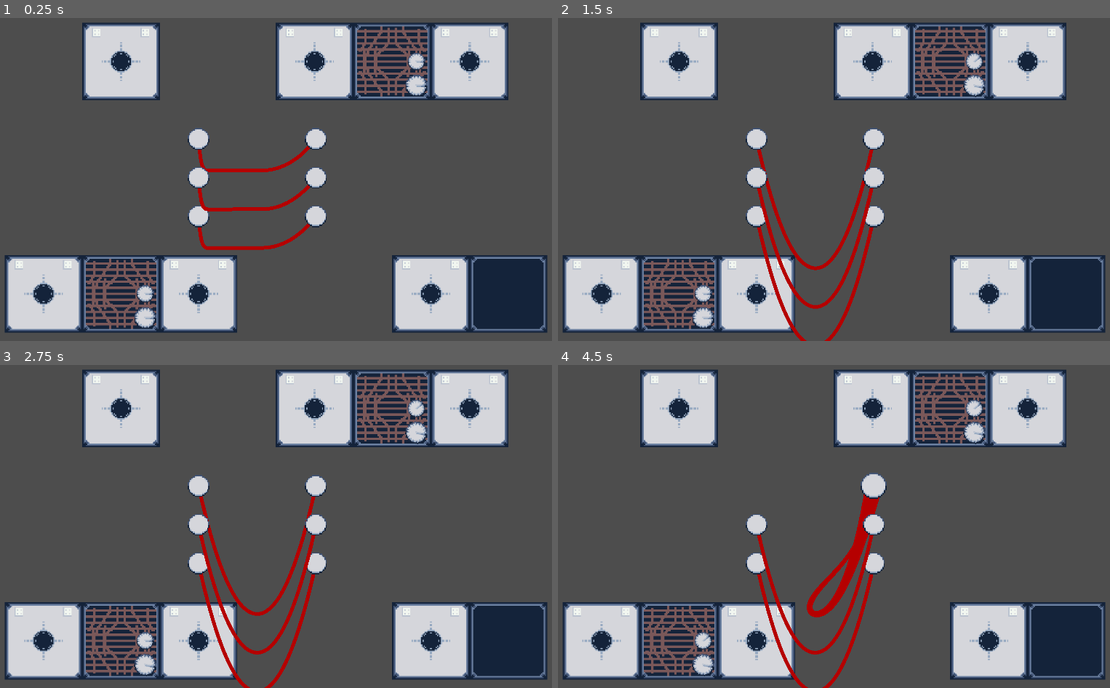
Above: before the commit, frames 1-4 (two rows, left to right).
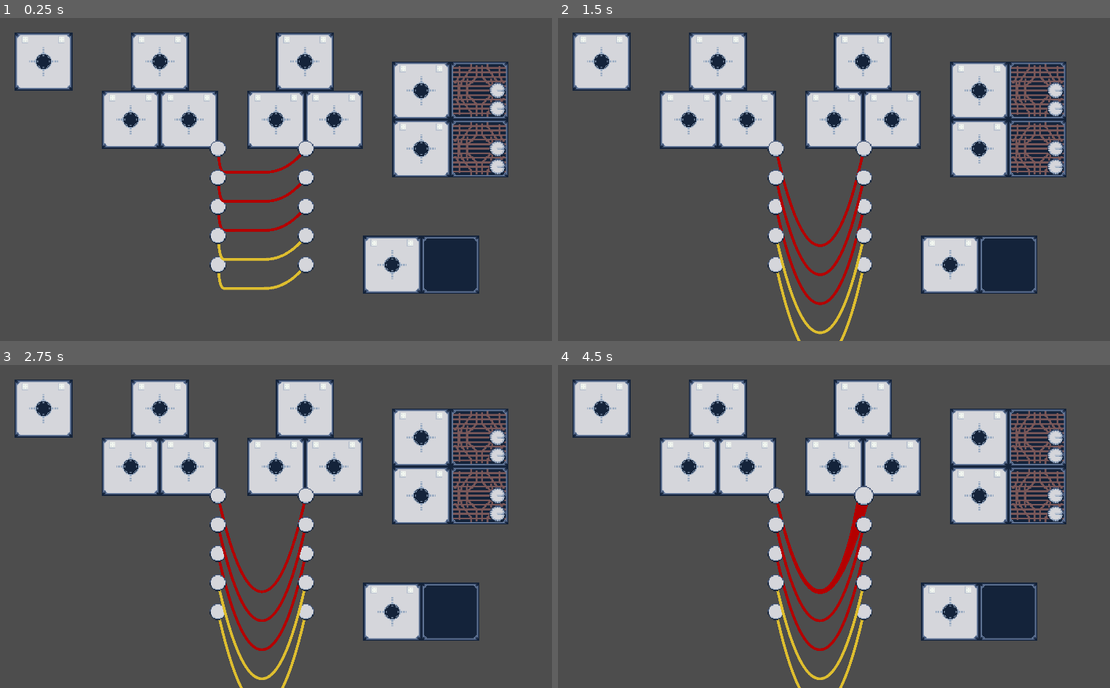
Above: after the commit, the same moments.

Repository: Smitner-Studio/operator-game
Game: Godot game, scene res://Main.tscn
Two runs of this game, one before a commit and one after it. Both use one fixed random seed, a clock stepped at 60 frames per second and the inputs below.
Inputs (mouse positions are in pixels of both pictures, inside the frame that each line leads up to):
- Up to frame 1 (0.25 s): no input
- Up to frame 2 (1.5 s): tap Enter (ui_accept) at 0.5, 0.77 s; move the mouse to (972, 85) at 0.52 s; tap Mouse wheel down (scroll_down) at 0.6 s; click (972, 85) at 0.67 s; move the mouse to (972, 59) at 1.27 s; tap Mouse wheel up (scroll_up) at 1.35 s; click (972, 59) at 1.42 s
- Up to frame 3 (2.75 s): tap Enter (ui_accept) at 1.52 s; move the mouse to (143, 665) at 2.02 s; tap Mouse wheel down (scroll_down) at 2.1 s; click (143, 665) at 2.17 s
- Up to frame 4 (4.5 s): tap Enter (ui_accept) at 2.75, 3.02, 3.5, 3.77, 4.25 s; move the mouse to (701, 639) at 2.77 s; tap Mouse wheel up (scroll_up) at 2.85, 4.35 s; click (701, 639) at 2.92 s; move the mouse to (756, 484) at 3.52 s; tap Mouse wheel down (scroll_down) at 3.6 s; click (756, 484) at 3.67 s; move the mouse to (872, 484) at 4.27 s; click (872, 484) at 4.42 s

The runs differ from the first frame. In frame 1, 46% of the frame differs, in the area x 0-100%, y 1-98%; in frame 2, 47%; in frame 3, 47%; in frame 4, 47%, in the area x 0-100%, y 1-100%.

Commit message:
Add splitter

Diff:
--- a/DecoderSocket.tscn
+++ b/DecoderSocket.tscn
@@ -1,17 +1,17 @@
-[gd_scene load_steps=4 format=3 uid="uid://dh6q0ydy17h28"]
+[gd_scene load_steps=5 format=3 uid="uid://dh6q0ydy17h28"]
 
 [ext_resource type="PackedScene" uid="uid://bwy6ncbvsjk5a" path="res://Socket.tscn" id="1_r44bn"]
+[ext_resource type="Script" path="res://scripts/DecoderSocket.gd" id="1_y23fy"]
 [ext_resource type="Script" path="res://scripts/MorseCodeDecoder.gd" id="2_26oc1"]
 [ext_resource type="Texture2D" uid="uid://dv301wqkflbx3" path="res://sprites/screen.png" id="3_3crj4"]
 
-[node name="DecoderSocket" type="Node2D"]
+[node name="DecoderSocket" type="Node2D" node_paths=PackedStringArray("decoder", "socket", "label")]
+script = ExtResource("1_y23fy")
+decoder = NodePath("Decoder")
+socket = NodePath("Socket")
+label = NodePath("Screen/Control/Label")
 
 [node name="Socket" parent="." instance=ExtResource("1_r44bn")]
-
-[node name="Decoder" type="Node" parent="." node_paths=PackedStringArray("socket", "label")]
-script = ExtResource("2_26oc1")
-socket = NodePath("../Socket")
-label = NodePath("../Screen/Control/Label")
 
 [node name="Screen" type="Node2D" parent="."]
 position = Vector2(128, 0)
@@ -39,3 +39,6 @@
 grow_vertical = 2
 autowrap_mode = 1
 uppercase = true
+
+[node name="Decoder" type="Node" parent="."]
+script = ExtResource("2_26oc1")
--- a/Main.tscn
+++ b/Main.tscn
@@ -1,6 +1,7 @@
-[gd_scene load_steps=6 format=3 uid="uid://2n5up2ugjeu4"]
+[gd_scene load_steps=7 format=3 uid="uid://2n5up2ugjeu4"]
 
 [ext_resource type="PackedScene" uid="uid://bwy6ncbvsjk5a" path="res://Socket.tscn" id="1_ikual"]
+[ext_resource type="PackedScene" uid="uid://4sqxn8j7wg1v" path="res://SplitterSocket.tscn" id="1_xfkek"]
 [ext_resource type="PackedScene" uid="uid://cvwmwiwkjhg1r" path="res://Wire.tscn" id="3_djxq7"]
 [ext_resource type="PackedScene" uid="uid://bvb6jamteg61b" path="res://SpeakerSocket.tscn" id="4_3os0g"]
 [ext_resource type="Script" path="res://scripts/MorseCodeEncoder.gd" id="5_3qdlp"]
@@ -8,17 +9,23 @@
 
 [node name="World" type="Node2D"]
 
+[node name="SplitterSocket" parent="." instance=ExtResource("1_xfkek")]
+position = Vector2(-256, -256)
+
+[node name="SplitterSocket2" parent="." instance=ExtResource("1_xfkek")]
+position = Vector2(64, -256)
+
 [node name="SpeakerSocket" parent="." instance=ExtResource("4_3os0g")]
-position = Vector2(64, -192)
+position = Vector2(320, -192)
 
 [node name="SpeakerSocket2" parent="." instance=ExtResource("4_3os0g")]
-position = Vector2(-384, 192)
+position = Vector2(320, -64)
 
 [node name="DecoderSocket" parent="." instance=ExtResource("5_jiu0s")]
 position = Vector2(256, 192)
 
 [node name="Output" parent="." instance=ExtResource("1_ikual")]
-position = Vector2(-256, -192)
+position = Vector2(-512, -256)
 
 [node name="Wire" parent="." instance=ExtResource("3_djxq7")]
 position = Vector2(-128, -64)
@@ -32,8 +39,16 @@
 position = Vector2(-128, 0)
 color = Color(0.71, 0, 0, 1)
 
+[node name="Wire5" parent="." instance=ExtResource("3_djxq7")]
+position = Vector2(-128, 192)
+color = Color(0.870588, 0.745098, 0.184314, 1)
+
+[node name="Wire6" parent="." instance=ExtResource("3_djxq7")]
+position = Vector2(-128, 128)
+color = Color(0.870588, 0.745098, 0.184314, 1)
+
 [node name="Camera2D" type="Camera2D" parent="."]
-zoom = Vector2(2, 2)
+zoom = Vector2(1.5, 1.5)
 
 [node name="MC_Hello" type="Node" parent="." node_paths=PackedStringArray("output_socket")]
 script = ExtResource("5_3qdlp")
--- a/Socket.tscn
+++ b/Socket.tscn
@@ -6,7 +6,7 @@
 [ext_resource type="Script" path="res://scripts/PulseLight.gd" id="5_vn6ya"]
 
 [sub_resource type="CircleShape2D" id="CircleShape2D_mo0gm"]
-radius = 64.0
+radius = 60.0
 
 [node name="Socket" type="Area2D"]
 script = ExtResource("2_vpr58")
--- a/Speaker.tscn
+++ b/Speaker.tscn
@@ -21,7 +21,7 @@
 [node name="PitchScrollWheel" type="Area2D" parent="."]
 position = Vector2(40, 40)
 script = ExtResource("4_0nxuy")
-scroll_value = 100
+scroll_value = 50
 
 [node name="CollisionShape2D" type="CollisionShape2D" parent="PitchScrollWheel"]
 shape = SubResource("CircleShape2D_h8a7e")
@@ -32,9 +32,8 @@
 
 [node name="BufferScrollWheel" type="Area2D" parent="."]
 position = Vector2(40, 0)
-scale = Vector2(0.8, 0.8)
 script = ExtResource("4_0nxuy")
-scroll_spin_degrees = 40
+scroll_spin_degrees = 45
 
 [node name="CollisionShape2D" type="CollisionShape2D" parent="BufferScrollWheel"]
 shape = SubResource("CircleShape2D_h8a7e")
--- a/SpeakerSocket.tscn
+++ b/SpeakerSocket.tscn
@@ -1,16 +1,13 @@
-[gd_scene load_steps=3 format=3 uid="uid://bvb6jamteg61b"]
+[gd_scene load_steps=4 format=3 uid="uid://bvb6jamteg61b"]
 
+[ext_resource type="Script" path="res://scripts/SpeakerSocket.gd" id="1_fk2sa"]
 [ext_resource type="PackedScene" uid="uid://bwy6ncbvsjk5a" path="res://Socket.tscn" id="1_jdnkq"]
 [ext_resource type="PackedScene" uid="uid://cdt7jajrc6iyq" path="res://Speaker.tscn" id="2_ye3ne"]
 
 [node name="SpeakerSocket" type="Node2D"]
+script = ExtResource("1_fk2sa")
 
 [node name="Input" parent="." instance=ExtResource("1_jdnkq")]
 
-[node name="Output" parent="." node_paths=PackedStringArray("bound_socket") instance=ExtResource("1_jdnkq")]
-position = Vector2(256, 0)
-bound_socket = NodePath("../Input")
-
-[node name="Speaker" parent="." node_paths=PackedStringArray("socket") instance=ExtResource("2_ye3ne")]
+[node name="Speaker" parent="." instance=ExtResource("2_ye3ne")]
 position = Vector2(128, 0)
-socket = NodePath("../Input")
--- /dev/null
+++ b/SplitterSocket.tscn
@@ -0,0 +1,15 @@
+[gd_scene load_steps=3 format=3 uid="uid://4sqxn8j7wg1v"]
+
+[ext_resource type="PackedScene" uid="uid://bwy6ncbvsjk5a" path="res://Socket.tscn" id="1_fx57a"]
+[ext_resource type="Script" path="res://scripts/SplitterSocket.gd" id="1_yxus1"]
+
+[node name="SplitterSocket" type="Node2D"]
+script = ExtResource("1_yxus1")
+
+[node name="Input" parent="." instance=ExtResource("1_fx57a")]
+
+[node name="Output" parent="." instance=ExtResource("1_fx57a")]
+position = Vector2(-64, 128)
+
+[node name="Output2" parent="." instance=ExtResource("1_fx57a")]
+position = Vector2(64, 128)
--- /dev/null
+++ b/scripts/DecoderSocket.gd
@@ -0,0 +1,9 @@
+extends Node2D
+
+@export var decoder: MorseCodeDecoder
+@export var socket: Socket
+@export var label: Label
+
+func _ready():
+	socket.received_pulse.connect(decoder.receive_pulse)
+	decoder.decoded.connect(func(message): label.text += message)
--- a/scripts/MorseCodeDecoder.gd
+++ b/scripts/MorseCodeDecoder.gd
@@ -2,15 +2,10 @@
 
 class_name MorseCodeDecoder
 
-@export var socket: Socket
-@export var label: Label
+signal decoded
 
 var pulse_buffer = []
 var last_pulse_received_time = 0
-
-func _ready():
-	pulse_buffer = []
-	socket.received_pulse.connect(receive_pulse)
 
 func receive_pulse(duration):
 	# Record the time when the pulse is received
@@ -19,15 +14,13 @@
 	last_pulse_received_time = current_time
 	var pause_in_seconds = pause_duration * 0.001
 
-	if pause_in_seconds >= MorseCodeSystem.message_pause_duration:
-		print_and_clear_buffer()
-	elif pause_in_seconds >= MorseCodeSystem.word_pause_duration and not is_last_separator(MorseCodeSystem.word_break):
+	if pause_in_seconds >= MorseCodeSystem.word_pause_duration and not is_last_separator(MorseCodeSystem.word_break):
 		append_separator(MorseCodeSystem.word_break)
 		print(name + ": word received")
 	if pause_in_seconds >= MorseCodeSystem.letter_pause_duration and not is_last_separator(MorseCodeSystem.letter_break):
 		append_separator(MorseCodeSystem.letter_break)
 		print(name + ": letter received")
-		print_and_clear_buffer()
+		decode_and_clear_buffer()
 	# Determine if the pulse is a dot or a dash based on its duration
 	if duration <= MorseCodeSystem.short_pulse_duration:
 		pulse_buffer.append(".")
@@ -35,11 +28,10 @@
 		pulse_buffer.append("-")
 
 
-func print_and_clear_buffer():
+func decode_and_clear_buffer():
 	var message = MorseCodeSystem.decode(str_from_pulse_buffer())
-	print("Message received: ", message)
-	label.text += message
 	pulse_buffer.clear()
+	decoded.emit(message)
 
 func str_from_pulse_buffer():
 	return ''.join(pulse_buffer)
--- a/scripts/Speaker.gd
+++ b/scripts/Speaker.gd
@@ -1,11 +1,14 @@
 extends Node2D
 
-@export var socket: Socket
+class_name Speaker
+
 @onready var beep_player: BeepPlayer = $BeepPlayer
 @onready var pitch_control: ScrollWheel = $PitchScrollWheel
 @onready var buffer_control: ScrollWheel = $BufferScrollWheel
 
 func _ready():
-	socket.received_pulse.connect(beep_player.beep)
 	pitch_control.scroll.connect(beep_player.adjust_pulse_hz)
 	buffer_control.scroll.connect(beep_player.cycle_buffer)
+
+func beep(len: float):
+	beep_player.beep(len)
--- /dev/null
+++ b/scripts/SpeakerSocket.gd
@@ -0,0 +1,7 @@
+extends Node2D
+
+@onready var socket: Socket = $Input
+@onready var speaker: Speaker = $Speaker
+
+func _ready():
+	socket.received_pulse.connect(speaker.beep)
--- /dev/null
+++ b/scripts/SplitterSocket.gd
@@ -0,0 +1,10 @@
+extends Node2D
+
+
+@onready var input: Socket = $Input
+@onready var output_1: Socket = $Output
+@onready var output_2: Socket = $Output2
+
+func _ready():
+	input.received_pulse.connect(output_1.emit_pulse)
+	input.received_pulse.connect(output_2.emit_pulse)
--- a/sprites/Socket.gd
+++ b/sprites/Socket.gd
@@ -2,16 +2,9 @@
 class_name Socket
 
 @export var occupied: bool = false
-@export var bound_socket: Socket
 
 signal received_pulse
 signal pulse
-
-func _ready():
-	if bound_socket:
-		bound_socket.pulse.connect(receive_pulse)
-		bound_socket.received_pulse.connect(emit_pulse)
-
 
 func receive_pulse(len: float):
 	received_pulse.emit(len)
